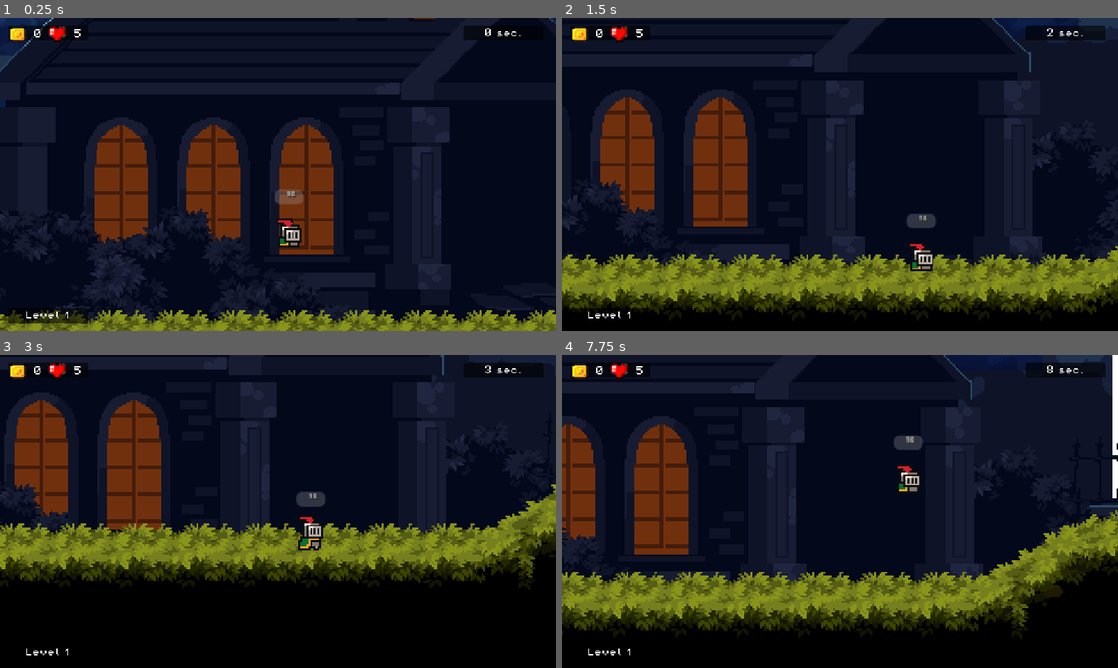
Above: before the commit, frames 1-4 (two rows, left to right).
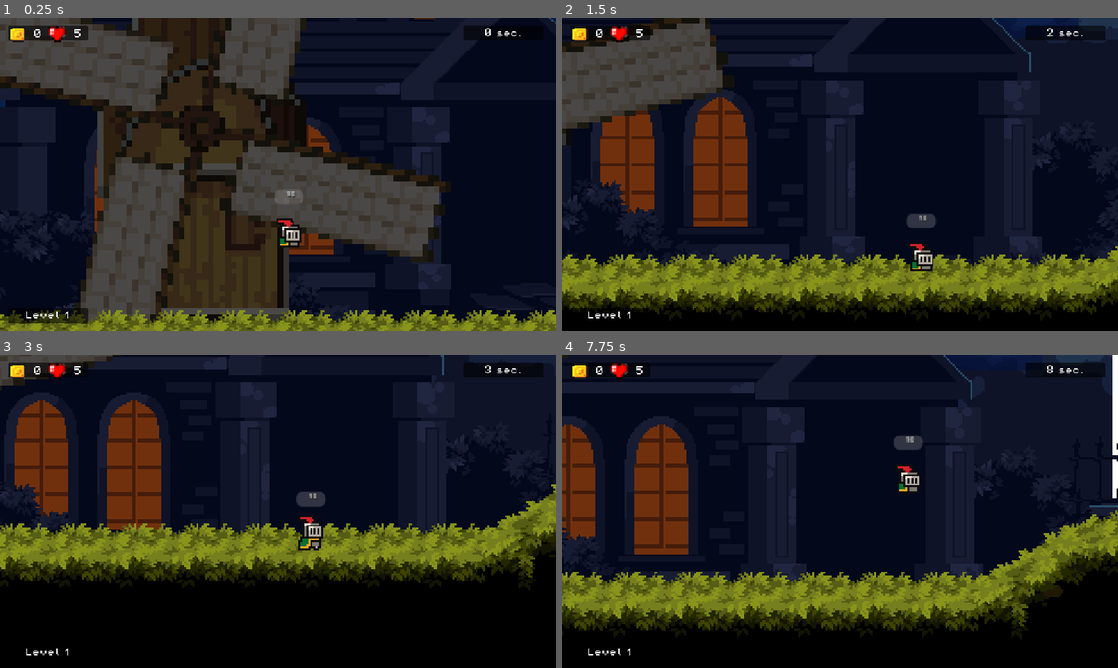
Above: after the commit, the same moments.

Repository: bitarcher/DraculaOpenSourceGodotGame
Game: Godot game, scene res://scenes/p_level_7.tscn
Two runs of this game, one before a commit and one after it. Both use one fixed random seed, a clock stepped at 60 frames per second and the inputs below. This scene is started directly instead of the project's main scene. Sound files missing from this copy of the repository are replaced by a short silence.
Inputs:
- Up to frame 1 (0.25 s): no input
- Up to frame 2 (1.5 s): hold Right (move_right) from 0.53 s (still down); tap Space (jump) at 0.77 s
- Up to frame 3 (3 s): tap Space (jump) at 1.52 s; release Right (move_right) at 2.03 s; hold Left (move_left) 2.03-2.78 s; hold Right (move_right) from 2.78 s (still down)
- Up to frame 4 (7.75 s): tap Space (jump) at 3.02, 3.77, 4.52, 6.02, 6.77, 7.52 s; release Right (move_right) at 4.28 s; hold Left (move_left) 4.28-5.03 s; hold Right (move_right) 5.03-5.78 s; hold Left (move_left) 5.78-7.28 s; hold Right (move_right) from 7.28 s (still down)

The runs differ from the first frame. In frame 1, 42% of the frame differs, in the area x 0-81%, y 0-98%; in frame 2, 7.3%; in frame 3, 0.8%; in frame 4, less than 0.1%.

Commit message:
adding windmill

Diff:
--- a/scenes/p_level_7.tscn
+++ b/scenes/p_level_7.tscn
@@ -26,9 +26,25 @@
 [ext_resource type="PackedScene" uid="uid://f5q1qs0pa8tt" path="res://scenes/moon/grass_background_1.tscn" id="22_depr2"]
 [ext_resource type="PackedScene" uid="uid://cctwmuyah45p6" path="res://scenes/healing_vial.tscn" id="22_n1e6r"]
 [ext_resource type="PackedScene" uid="uid://ct2u7y2pqkkb2" path="res://scenes/moon/grass_background_2.tscn" id="23_q6slc"]
+[ext_resource type="PackedScene" uid="uid://n3o5anvhaglu" path="res://scenes/windmill.tscn" id="27_vk8sw"]
 
 [sub_resource type="WorldBoundaryShape2D" id="WorldBoundaryShape2D_6pu31"]
 distance = 29.0
+
+[sub_resource type="Animation" id="Animation_vbo6f"]
+length = 0.001
+tracks/0/type = "value"
+tracks/0/imported = false
+tracks/0/enabled = true
+tracks/0/path = NodePath(".:position")
+tracks/0/interp = 1
+tracks/0/loop_wrap = true
+tracks/0/keys = {
+"times": PackedFloat32Array(0),
+"transitions": PackedFloat32Array(1),
+"update": 0,
+"values": [Vector2(356, 185)]
+}
 
 [sub_resource type="Animation" id="Animation_qr5va"]
 resource_name = "move"
@@ -44,21 +60,6 @@
 "transitions": PackedFloat32Array(1, 0.435275),
 "update": 0,
 "values": [Vector2(356, 185), Vector2(356, 70)]
-}
-
-[sub_resource type="Animation" id="Animation_vbo6f"]
-length = 0.001
-tracks/0/type = "value"
-tracks/0/imported = false
-tracks/0/enabled = true
-tracks/0/path = NodePath(".:position")
-tracks/0/interp = 1
-tracks/0/loop_wrap = true
-tracks/0/keys = {
-"times": PackedFloat32Array(0),
-"transitions": PackedFloat32Array(1),
-"update": 0,
-"values": [Vector2(356, 185)]
 }
 
 [sub_resource type="AnimationLibrary" id="AnimationLibrary_57khf"]
@@ -67,6 +68,21 @@
 &"move": SubResource("Animation_qr5va")
 }
 
+[sub_resource type="Animation" id="Animation_oobl1"]
+length = 0.001
+tracks/0/type = "value"
+tracks/0/imported = false
+tracks/0/enabled = true
+tracks/0/path = NodePath(".:position")
+tracks/0/interp = 1
+tracks/0/loop_wrap = true
+tracks/0/keys = {
+"times": PackedFloat32Array(0),
+"transitions": PackedFloat32Array(1),
+"update": 0,
+"values": [Vector2(1152, -115)]
+}
+
 [sub_resource type="Animation" id="Animation_o88y5"]
 resource_name = "move"
 length = 3.0
@@ -84,27 +100,27 @@
 "values": [Vector2(1152, -115), Vector2(783, -177)]
 }
 
-[sub_resource type="Animation" id="Animation_oobl1"]
-length = 0.001
-tracks/0/type = "value"
-tracks/0/imported = false
-tracks/0/enabled = true
-tracks/0/path = NodePath(".:position")
-tracks/0/interp = 1
-tracks/0/loop_wrap = true
-tracks/0/keys = {
-"times": PackedFloat32Array(0),
-"transitions": PackedFloat32Array(1),
-"update": 0,
-"values": [Vector2(1152, -115)]
-}
-
 [sub_resource type="AnimationLibrary" id="AnimationLibrary_4p6gh"]
 _data = {
 &"RESET": SubResource("Animation_oobl1"),
 &"move": SubResource("Animation_o88y5")
 }
 
+[sub_resource type="Animation" id="Animation_lchq7"]
+length = 0.001
+tracks/0/type = "value"
+tracks/0/imported = false
+tracks/0/enabled = true
+tracks/0/path = NodePath(".:position")
+tracks/0/interp = 1
+tracks/0/loop_wrap = true
+tracks/0/keys = {
+"times": PackedFloat32Array(0),
+"transitions": PackedFloat32Array(1),
+"update": 0,
+"values": [Vector2(783, -233)]
+}
+
 [sub_resource type="Animation" id="Animation_4p6gh"]
 resource_name = "move"
 length = 2.5
@@ -122,27 +138,27 @@
 "values": [Vector2(783, -233), Vector2(944, -254)]
 }
 
-[sub_resource type="Animation" id="Animation_lchq7"]
-length = 0.001
-tracks/0/type = "value"
-tracks/0/imported = false
-tracks/0/enabled = true
-tracks/0/path = NodePath(".:position")
-tracks/0/interp = 1
-tracks/0/loop_wrap = true
-tracks/0/keys = {
-"times": PackedFloat32Array(0),
-"transitions": PackedFloat32Array(1),
-"update": 0,
-"values": [Vector2(783, -233)]
-}
-
 [sub_resource type="AnimationLibrary" id="AnimationLibrary_rulhy"]
 _data = {
 &"RESET": SubResource("Animation_lchq7"),
 &"move": SubResource("Animation_4p6gh")
 }
 
+[sub_resource type="Animation" id="Animation_pwpcy"]
+length = 0.001
+tracks/0/type = "value"
+tracks/0/imported = false
+tracks/0/enabled = true
+tracks/0/path = NodePath(".:position")
+tracks/0/interp = 1
+tracks/0/loop_wrap = true
+tracks/0/keys = {
+"times": PackedFloat32Array(0),
+"transitions": PackedFloat32Array(1),
+"update": 0,
+"values": [Vector2(1151, -277)]
+}
+
 [sub_resource type="Animation" id="Animation_dhfkl"]
 resource_name = "move"
 length = 3.0
@@ -160,27 +176,27 @@
 "values": [Vector2(1151, -277), Vector2(1385, -156)]
 }
 
-[sub_resource type="Animation" id="Animation_pwpcy"]
-length = 0.001
-tracks/0/type = "value"
-tracks/0/imported = false
-tracks/0/enabled = true
-tracks/0/path = NodePath(".:position")
-tracks/0/interp = 1
-tracks/0/loop_wrap = true
-tracks/0/keys = {
-"times": PackedFloat32Array(0),
-"transitions": PackedFloat32Array(1),
-"update": 0,
-"values": [Vector2(1151, -277)]
-}
-
 [sub_resource type="AnimationLibrary" id="AnimationLibrary_n1e6r"]
 _data = {
 &"RESET": SubResource("Animation_pwpcy"),
 &"move": SubResource("Animation_dhfkl")
 }
 
+[sub_resource type="Animation" id="Animation_vk8sw"]
+length = 0.001
+tracks/0/type = "value"
+tracks/0/imported = false
+tracks/0/enabled = true
+tracks/0/path = NodePath(".:position")
+tracks/0/interp = 1
+tracks/0/loop_wrap = true
+tracks/0/keys = {
+"times": PackedFloat32Array(0),
+"transitions": PackedFloat32Array(1),
+"update": 0,
+"values": [Vector2(1605, -159)]
+}
+
 [sub_resource type="Animation" id="Animation_n1e6r"]
 resource_name = "move"
 length = 2.0
@@ -198,27 +214,27 @@
 "values": [Vector2(1605, -159), Vector2(1605, -159)]
 }
 
-[sub_resource type="Animation" id="Animation_vk8sw"]
-length = 0.001
-tracks/0/type = "value"
-tracks/0/imported = false
-tracks/0/enabled = true
-tracks/0/path = NodePath(".:position")
-tracks/0/interp = 1
-tracks/0/loop_wrap = true
-tracks/0/keys = {
-"times": PackedFloat32Array(0),
-"transitions": PackedFloat32Array(1),
-"update": 0,
-"values": [Vector2(1605, -159)]
-}
-
 [sub_resource type="AnimationLibrary" id="AnimationLibrary_kdj6y"]
 _data = {
 &"RESET": SubResource("Animation_vk8sw"),
 &"move": SubResource("Animation_n1e6r")
 }
 
+[sub_resource type="Animation" id="Animation_topdr"]
+length = 0.001
+tracks/0/type = "value"
+tracks/0/imported = false
+tracks/0/enabled = true
+tracks/0/path = NodePath(".:position")
+tracks/0/interp = 1
+tracks/0/loop_wrap = true
+tracks/0/keys = {
+"times": PackedFloat32Array(0),
+"transitions": PackedFloat32Array(1),
+"update": 0,
+"values": [Vector2(5766, 548)]
+}
+
 [sub_resource type="Animation" id="Animation_kdj6y"]
 resource_name = "move"
 length = 3.0
@@ -234,21 +250,6 @@
 "transitions": PackedFloat32Array(1, 1),
 "update": 0,
 "values": [Vector2(5766, 548), Vector2(5766, 283)]
-}
-
-[sub_resource type="Animation" id="Animation_topdr"]
-length = 0.001
-tracks/0/type = "value"
-tracks/0/imported = false
-tracks/0/enabled = true
-tracks/0/path = NodePath(".:position")
-tracks/0/interp = 1
-tracks/0/loop_wrap = true
-tracks/0/keys = {
-"times": PackedFloat32Array(0),
-"transitions": PackedFloat32Array(1),
-"update": 0,
-"values": [Vector2(5766, 548)]
 }
 
 [sub_resource type="AnimationLibrary" id="AnimationLibrary_fq16q"]
@@ -796,6 +797,12 @@
 [node name="Brush5" parent="Other" instance=ExtResource("19_4b7k5")]
 position = Vector2(5054, -8)
 
+[node name="Windmill" parent="Other" instance=ExtResource("27_vk8sw")]
+modulate = Color(0.332881, 0.332881, 0.332881, 1)
+z_index = -1
+position = Vector2(-166, -81)
+scale = Vector2(3, 3)
+
 [node name="MusicAudioStreamPlayer" type="AudioStreamPlayer" parent="."]
 stream = ExtResource("20_5ee3l")
 volume_db = -13.602
--- /dev/null
+++ b/scenes/windmill.tscn
@@ -0,0 +1,49 @@
+[gd_scene load_steps=10 format=3 uid="uid://n3o5anvhaglu"]
+
+[ext_resource type="Texture2D" uid="uid://cqxx5vraa6dbp" path="res://assets/sprites/windmill/windmill_0.png" id="1_x2vvo"]
+[ext_resource type="Texture2D" uid="uid://fv76q5we0jpd" path="res://assets/sprites/windmill/windmill_1.png" id="2_7k7fv"]
+[ext_resource type="Texture2D" uid="uid://dicjtl8dqxlej" path="res://assets/sprites/windmill/windmill_2.png" id="3_6268u"]
+[ext_resource type="Texture2D" uid="uid://bnwptqae5dlt7" path="res://assets/sprites/windmill/windmill_3.png" id="4_gapfo"]
+[ext_resource type="Texture2D" uid="uid://dr8qn6gojmt0g" path="res://assets/sprites/windmill/windmill_4.png" id="5_gp6o4"]
+[ext_resource type="Texture2D" uid="uid://c3ggdm5wbdprb" path="res://assets/sprites/windmill/windmill_5.png" id="6_qo0qp"]
+[ext_resource type="Texture2D" uid="uid://nqv4m4a2aeic" path="res://assets/sprites/windmill/windmill_6.png" id="7_6vx6c"]
+[ext_resource type="Texture2D" uid="uid://ompbqjuyf8qq" path="res://assets/sprites/windmill/windmill_7.png" id="8_48ns5"]
+
+[sub_resource type="SpriteFrames" id="SpriteFrames_matt8"]
+animations = [{
+"frames": [{
+"duration": 1.0,
+"texture": ExtResource("1_x2vvo")
+}, {
+"duration": 1.0,
+"texture": ExtResource("2_7k7fv")
+}, {
+"duration": 1.0,
+"texture": ExtResource("3_6268u")
+}, {
+"duration": 1.0,
+"texture": ExtResource("4_gapfo")
+}, {
+"duration": 1.0,
+"texture": ExtResource("5_gp6o4")
+}, {
+"duration": 1.0,
+"texture": ExtResource("6_qo0qp")
+}, {
+"duration": 1.0,
+"texture": ExtResource("7_6vx6c")
+}, {
+"duration": 1.0,
+"texture": ExtResource("8_48ns5")
+}],
+"loop": true,
+"name": &"default",
+"speed": 5.0
+}]
+
+[node name="Windmill" type="Node2D"]
+
+[node name="AnimatedSprite2D" type="AnimatedSprite2D" parent="."]
+sprite_frames = SubResource("SpriteFrames_matt8")
+autoplay = "default"
+frame_progress = 0.19121
Binary file added: assets/sprites/windmill/windmill_0.png
Binary file added: assets/sprites/windmill/windmill_1.png
Binary file added: assets/sprites/windmill/windmill_2.png
Binary file added: assets/sprites/windmill/windmill_3.png
Binary file added: assets/sprites/windmill/windmill_4.png
Binary file added: assets/sprites/windmill/windmill_5.png
Binary file added: assets/sprites/windmill/windmill_6.png
Binary file added: assets/sprites/windmill/windmill_7.png
Not shown: 1 places in scenes/p_level_7.tscn that only renumber resources
Not shown, changed: credits.md
